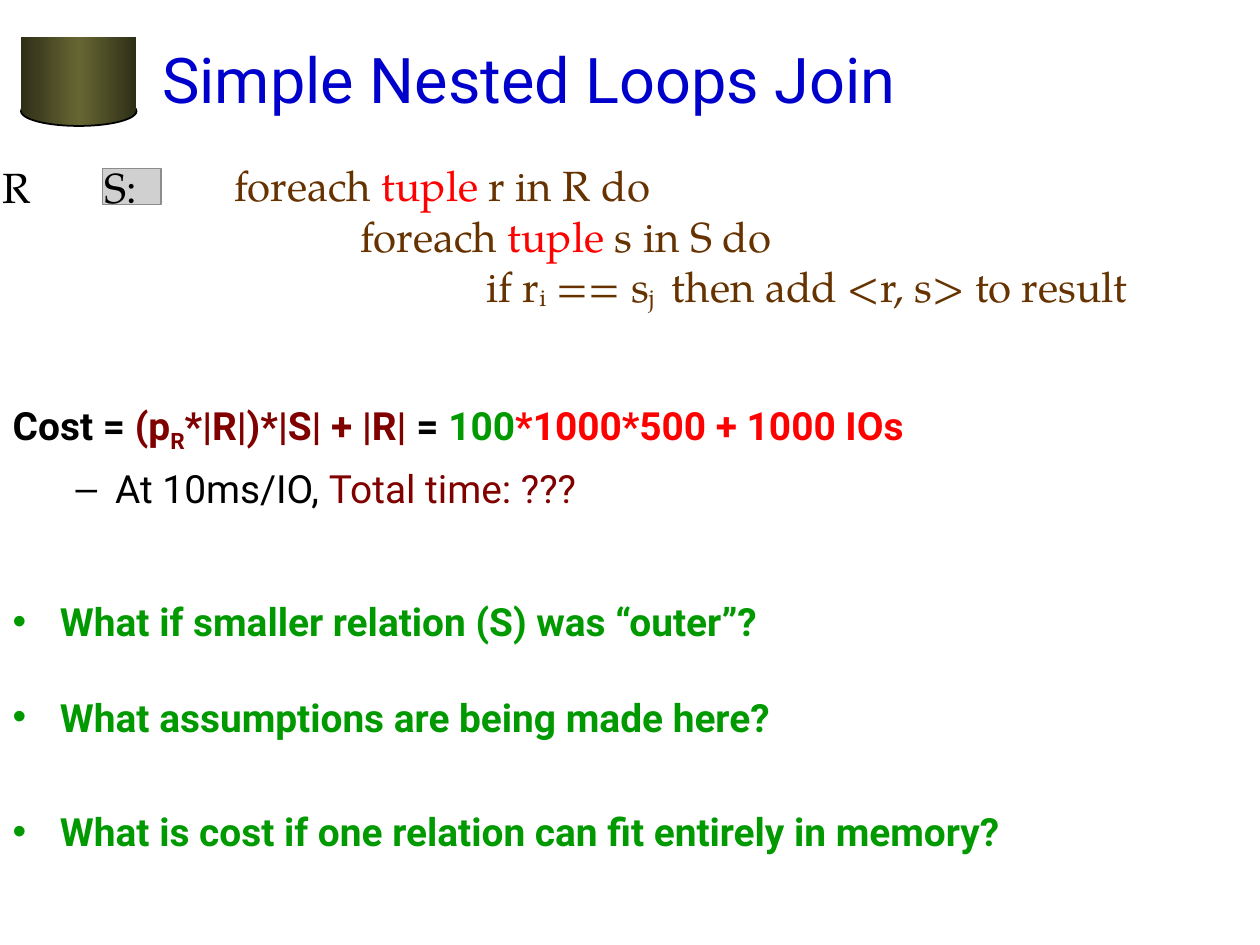
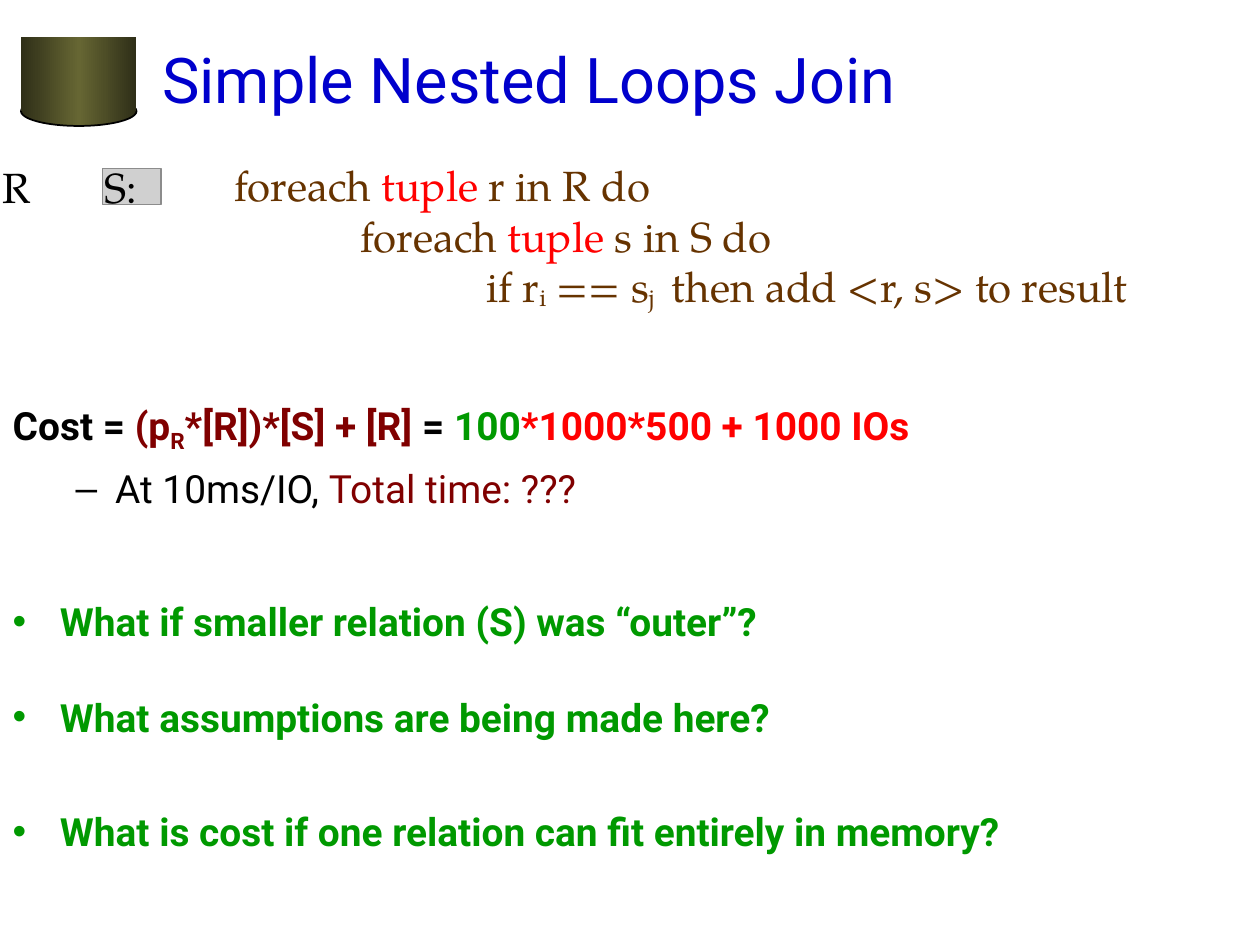
Before and after one commit to jhellerstein/cs186-07, a slide deck: slide 24 of lecs/13-QP1.ppt. Drawn at 1260x945 pixels with LibreOffice and Linux fonts; fonts in the diff are those of the drawing; grey boxes stand for pictures; background and template pictures are left out. Boxes give left, top, right and bottom in pixels: in the first picture for what was removed or moved away, otherwise in the second. Text is boxed around its words. In the diff, an @@ line names an element or a change of style, - is before the commit and + after.

```diff
--- a/lecs/13-QP1.ppt
+++ b/lecs/13-QP1.ppt
@@ text at bbox=[13, 408, 909, 449]: text changed @@
-Cost = (pR*|R|)*|S| + |R| = 100*1000*500 + 1000 IOs
+Cost = (pR*[R])*[S] + [R] = 100*1000*500 + 1000 IOs
```
Also in this commit, not shown: 7 other slides changed, 1 other file.
